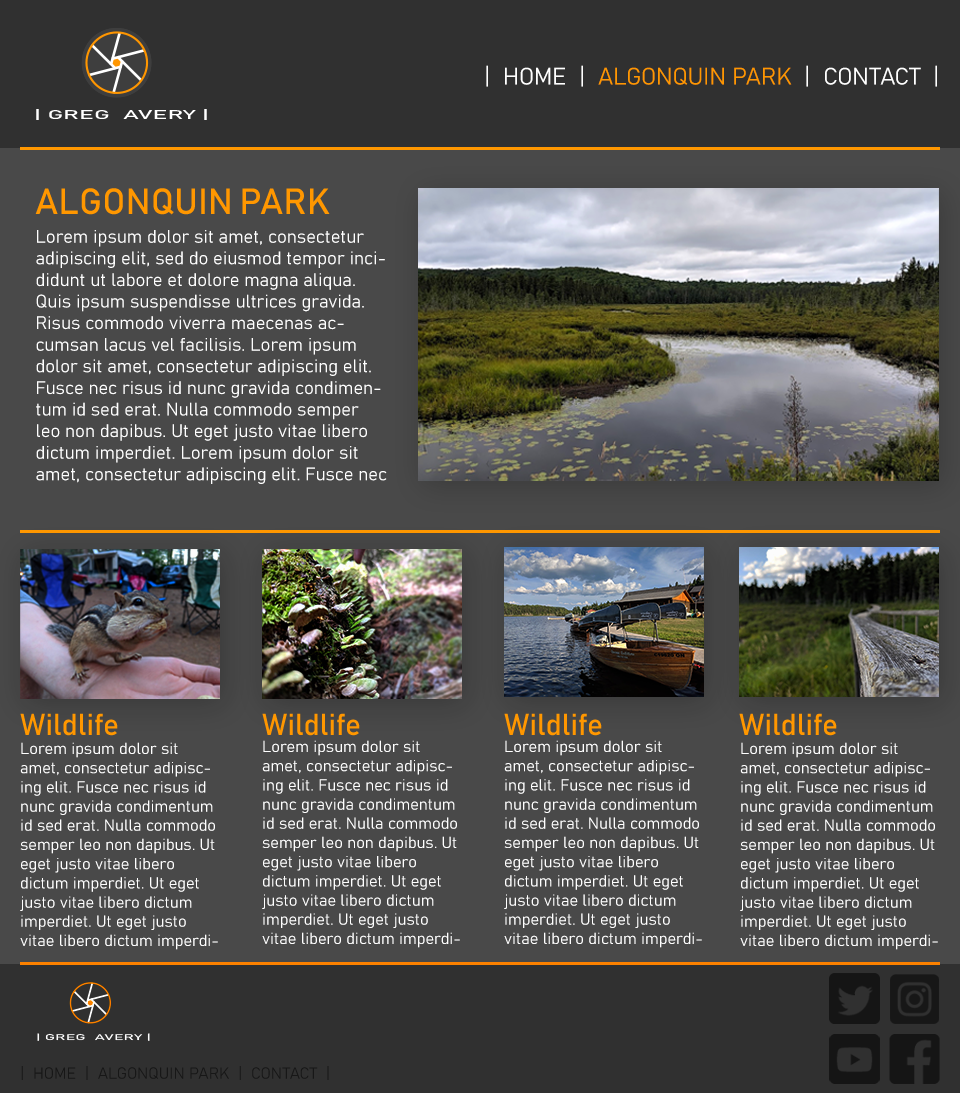
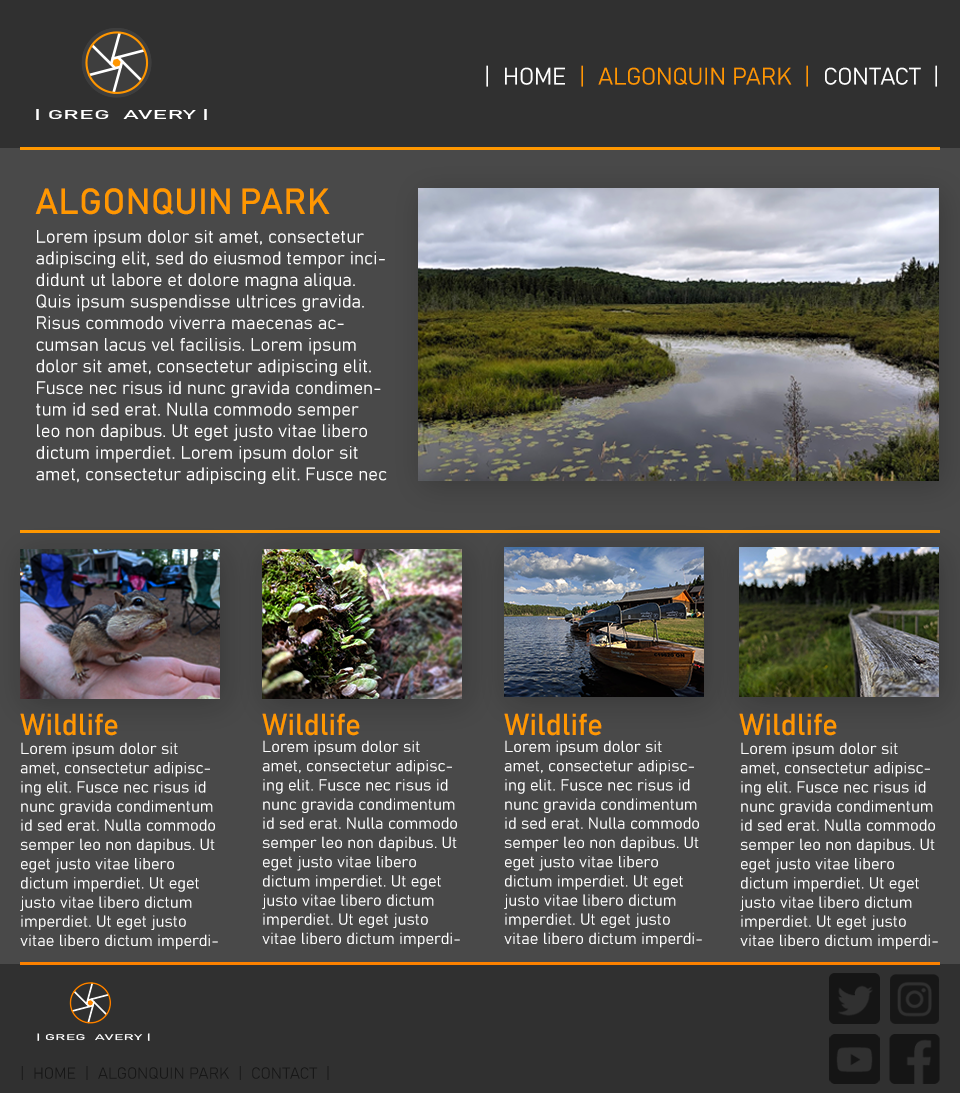
Revision of a layered 960 × 1093 image; what changed, layer by layer:
painted on "| HOME | ALGONQUIN PARK | CONTACT |" (1st of 2, in "header") over bbox(581, 65, 808, 87)
